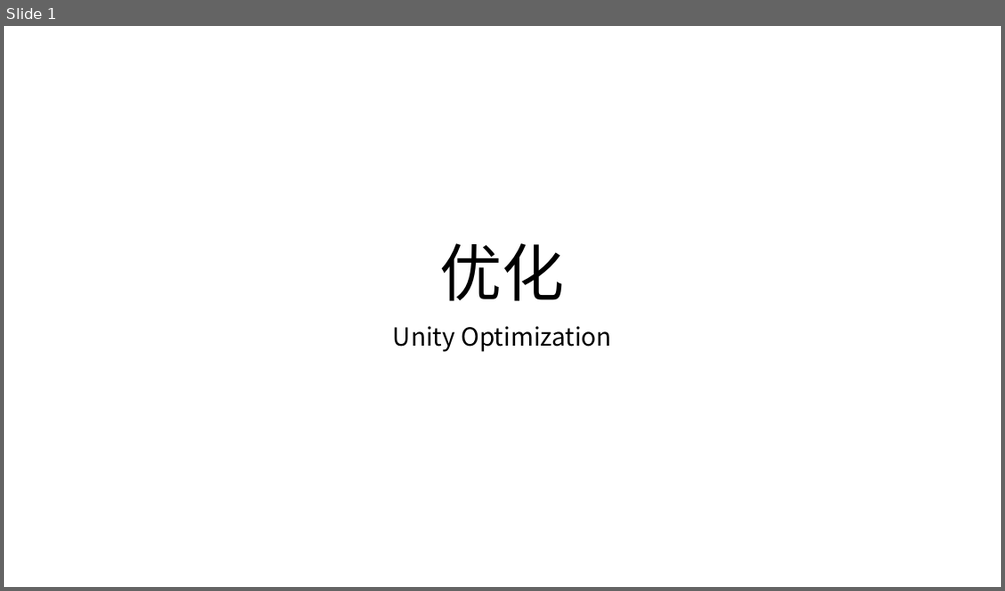
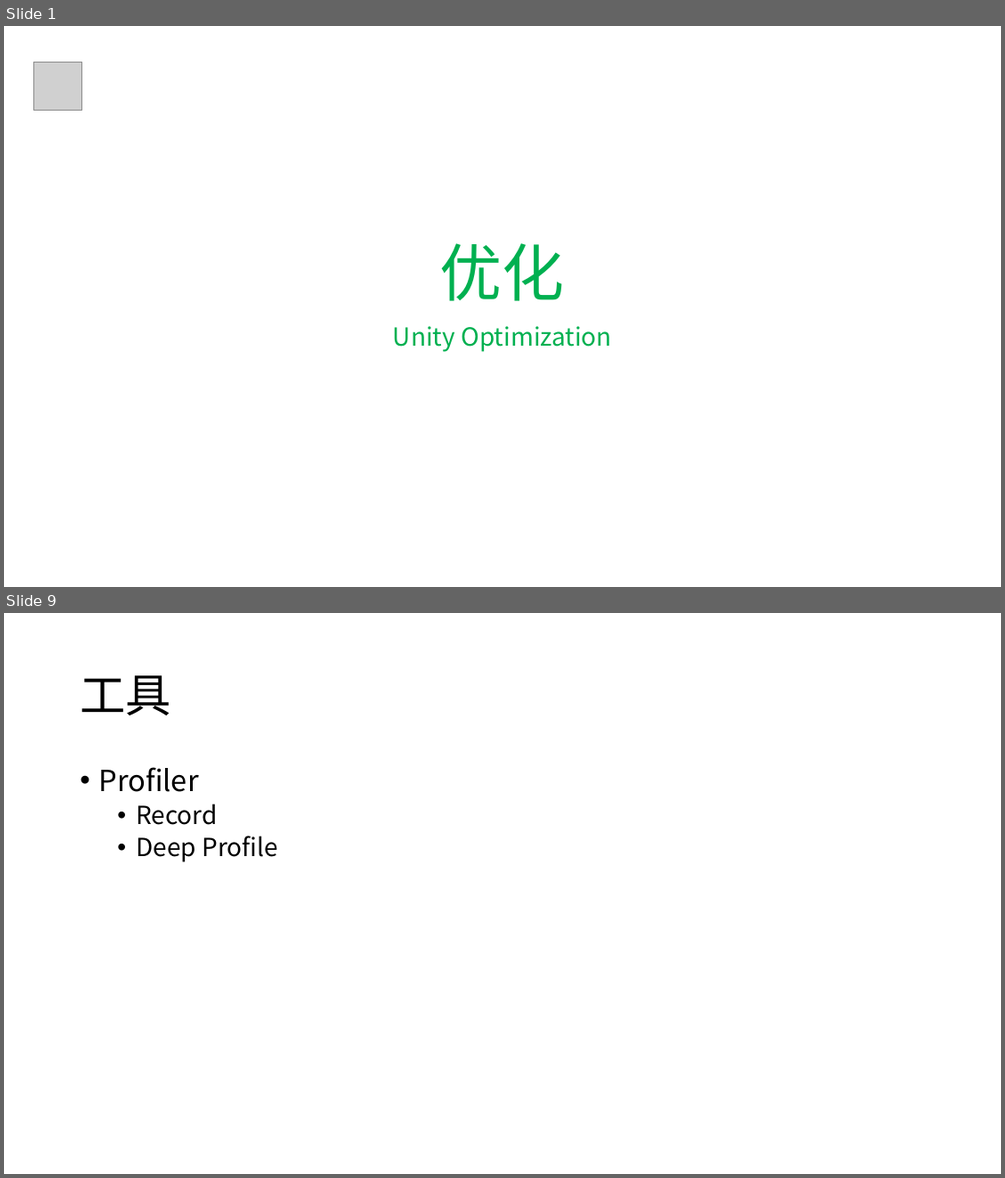
Before and after one commit to llyao/NoteOfGameDevelop, a slide deck: 优化.pptx. Shown one above the other, each under a label of ours: slide 1 before the commit, slides 1 and 9 after it; the slides between them are not shown. The pictures are 1005x591 and 1005x1178 pixels, drawn with LibreOffice and Linux fonts; fonts in the diff are those of the drawing; grey boxes stand for pictures; background and template pictures are left out. Boxes give left, top, right and bottom in pixels: in the first picture for what was removed or moved away, otherwise in the second. Text is boxed around its words. In the diff, an @@ line names an element or a change of style, - is before the commit and + after.

```diff
--- a/优化.pptx
+++ b/优化.pptx
@@ slide 9 added at (4,613,1001,1174), background #FFFFFF @@
@@ title added at (80,675,171,715), 44 pt, text #000000 @@
+工具
@@ text added at (98,767,278,862), 24 pt, text #000000 @@
+• Profiler
+  • Record
+  • Deep Profile
@@ slide 1 changed as well @@
@@ picture added at (33,62,81,111) @@
@@ title "优化" at (440,243,565,301): text colour #000000 to #00B050 @@
@@ subtitle "Unity Optimization" at (393,326,612,352): text colour #000000 to #00B050 @@
```
Also in this commit, not shown: 3 other slides changed, 8 other slides added.
